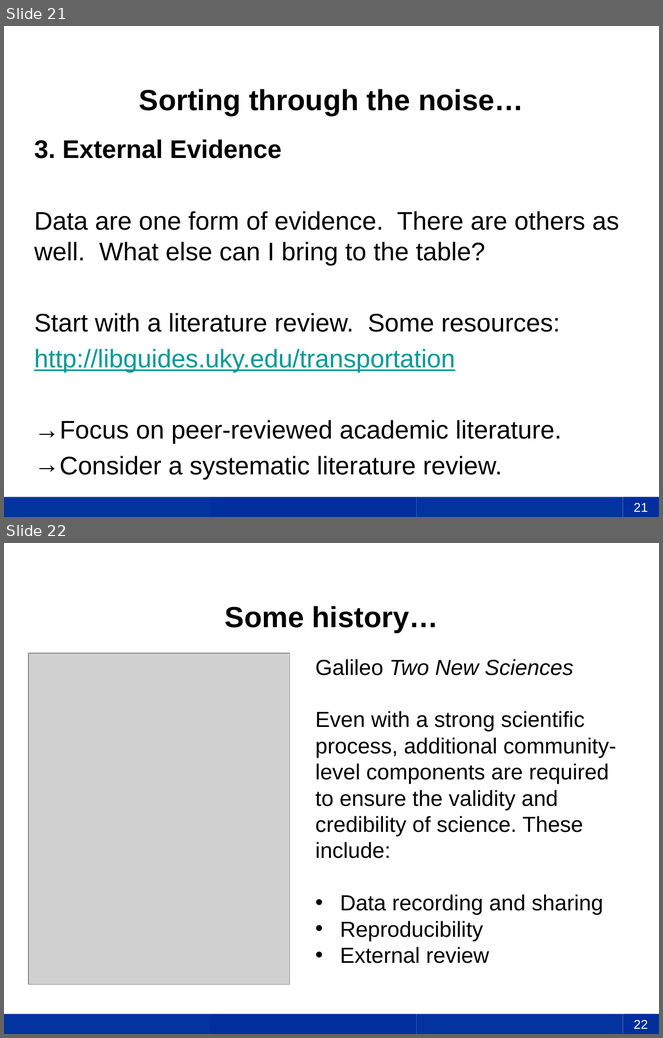
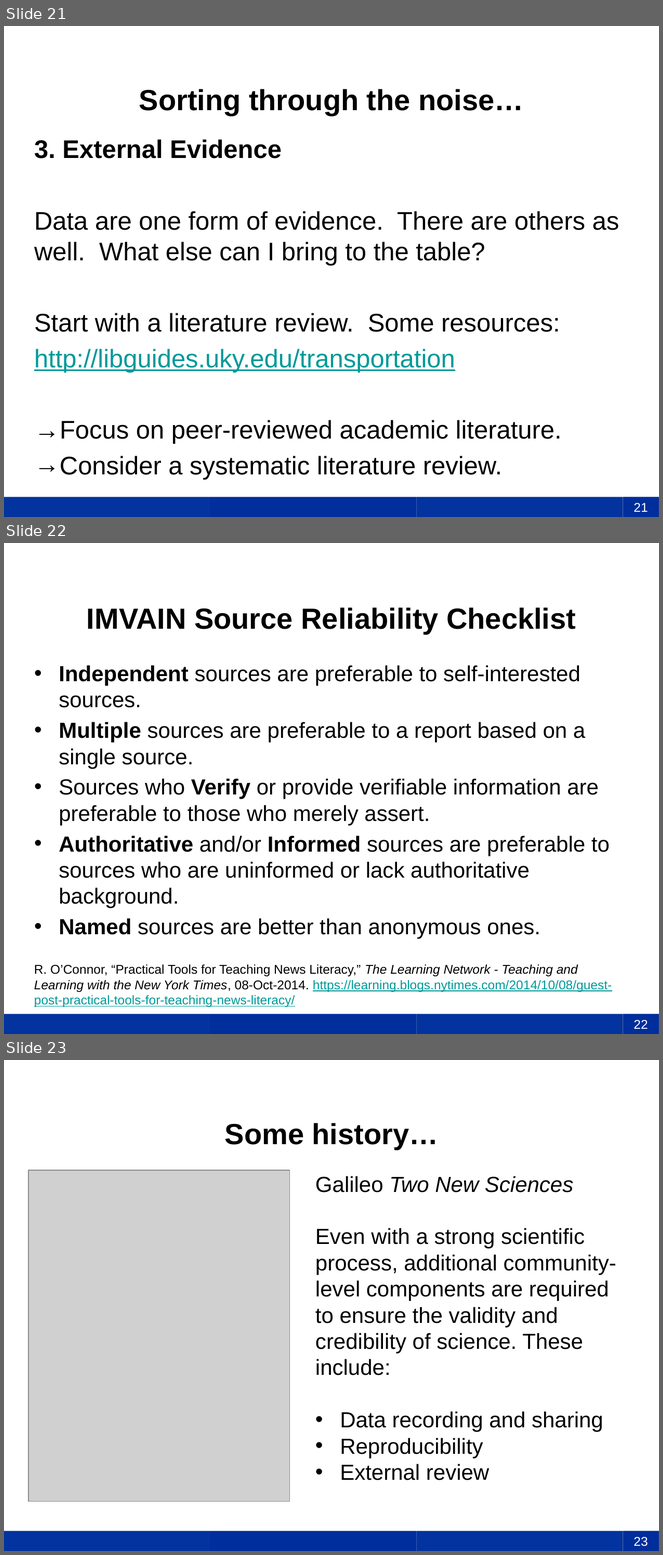
Before and after one commit to uky-transport-data-science/ce599, a slide deck: 8-Resources/8-Resources.pptx. Shown one above the other, each under a label of ours: slides 21 and 22 before the commit, slides 21, 22 and 23 after it. The pictures are 663x1038 and 663x1555 pixels, drawn with LibreOffice and Linux fonts; fonts in the diff are those of the drawing; grey boxes stand for pictures; background and template pictures are left out. Boxes give left, top, right and bottom in pixels: in the first picture for what was removed or moved away, otherwise in the second. Text is boxed around its words. In the diff, an @@ line names an element or a change of style, - is before the commit and + after.

Commit message:
Add media literacy IMVAIN checklist.

```diff
--- a/8-Resources/8-Resources.pptx
+++ b/8-Resources/8-Resources.pptx
@@ slide 22 added at (4,543,659,1034), background #FFFFFF; not listed: 4 template elements that a slide beside it also shows @@
@@ title added at (87,607,576,635), 32 pt, text #000000, bold @@
+IMVAIN Source Reliability Checklist
@@ text added at (59,665,610,939), 24 pt, text #000000 @@
+• Independent sources are preferable to self-interested sources.
+• Multiple sources are preferable to a report based on a single source.
+• Sources who Verify or provide verifiable information are preferable to those who merely assert.
+• Authoritative and/or Informed sources are preferable to sources who are uninformed or lack authoritative background.
+• Named sources are better than anonymous ones.
@@ text added at (34,965,612,1007), 14 pt, text #000000 @@
+R. O’Connor, “Practical Tools for Teaching News Literacy,” The Learning Network - Teaching and Learning with the New York Times, 08-Oct-2014. https://learning.blogs.nytimes.com/2014/10/08/guest-post-practical-tools-for-teaching-news-literacy/
@@ page number added at (623,1014,659,1034), fill #002E9C, 14 pt, text #FFFFFF @@
+22
@@ what was slide 22 is now slide 23 @@
@@ page number at (634,1537,648,1547): text changed @@
-22
+23
```
Also in this commit, not shown: 1 slide changed.
